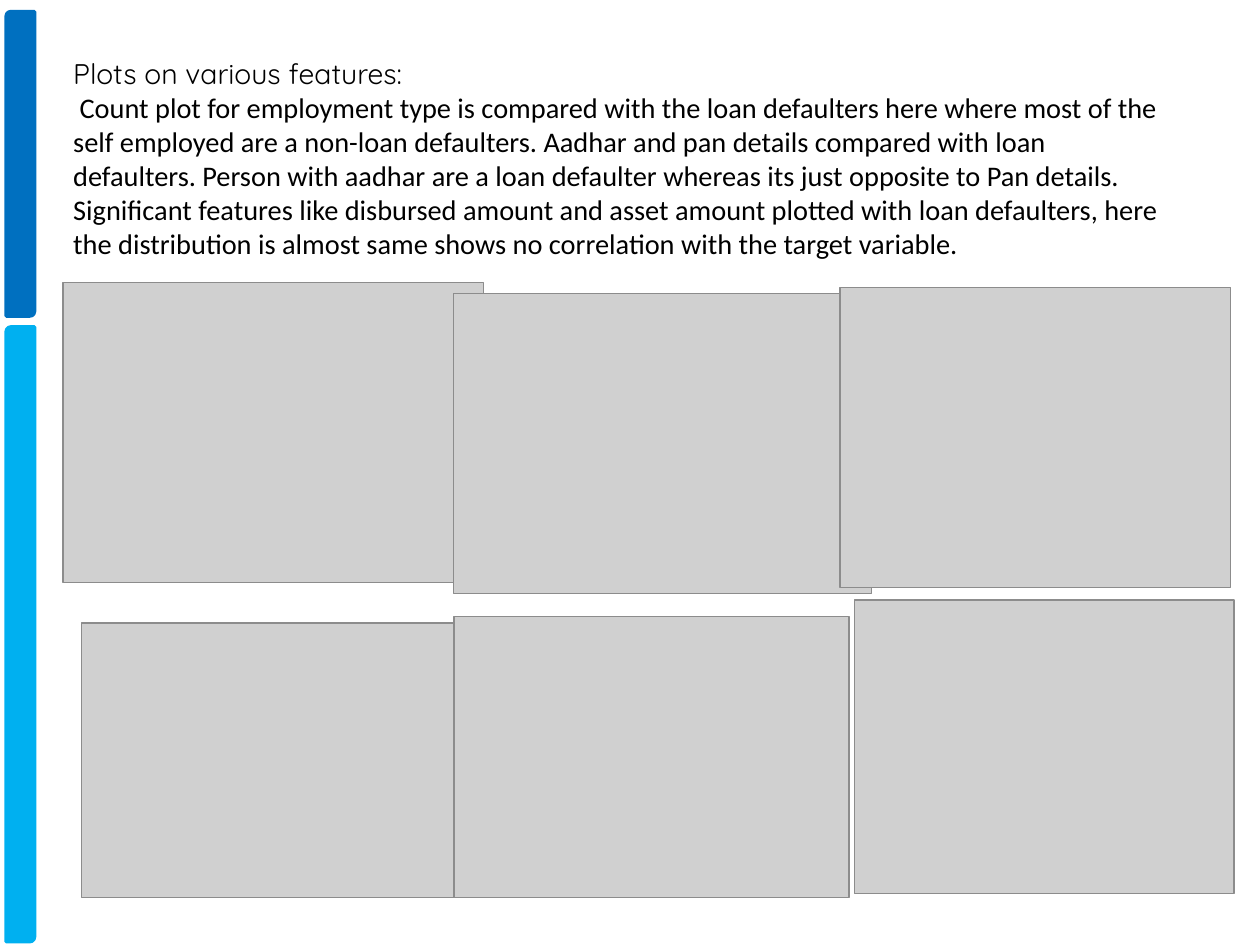
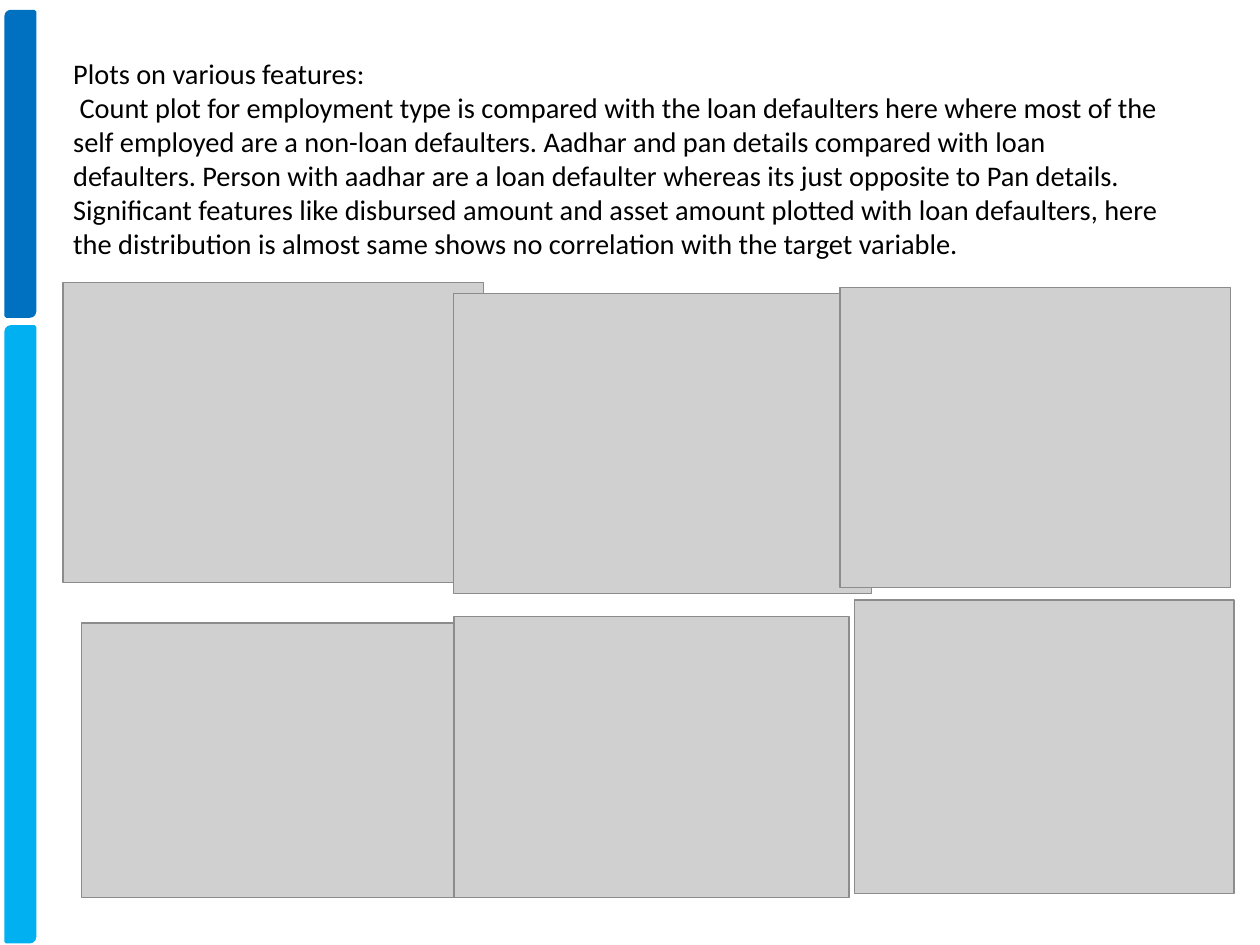
Before and after one commit to xavierigneous/Vehicle-Loan-Default-Prediction, a slide deck: slide 5 of Pravin Kumar/Vehicle Loan Default Prediction.pptx. Drawn at 1260x945 pixels with LibreOffice and Linux fonts; fonts in the diff are those of the drawing; grey boxes stand for pictures; background and template pictures are left out. Boxes give left, top, right and bottom in pixels: in the first picture for what was removed or moved away, otherwise in the second. Text is boxed around its words. In the diff, an @@ line names an element or a change of style, - is before the commit and + after.

```diff
--- a/Pravin Kumar/Vehicle Loan Default Prediction.pptx
+++ b/Pravin Kumar/Vehicle Loan Default Prediction.pptx
@@ title "Plots on various features: Count ..." at box(73, 64, 1157, 259): font Quicksand to Calibri in "Plots on various features:" @@
```
Also in this commit, not shown: 1 other slide changed.
